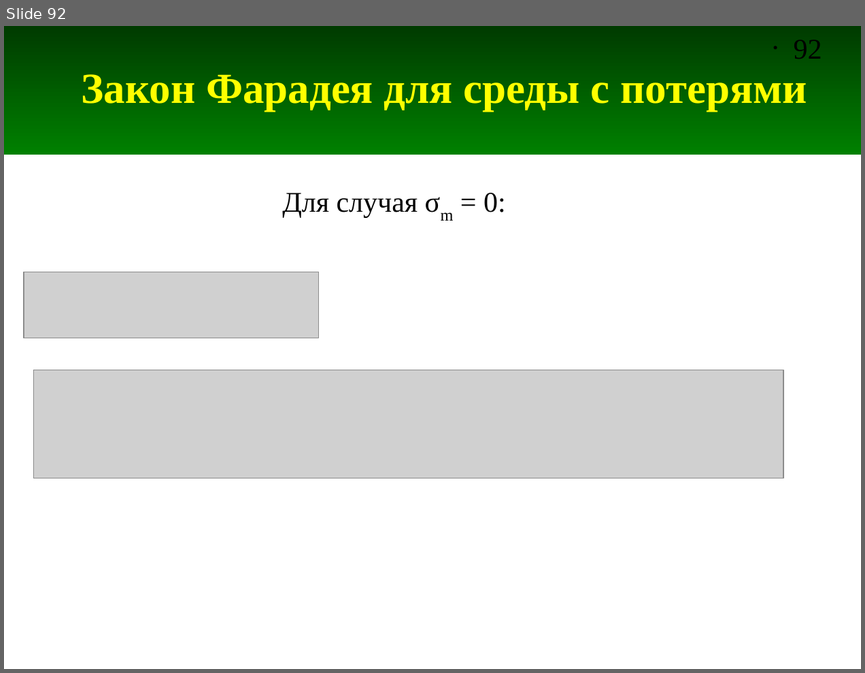
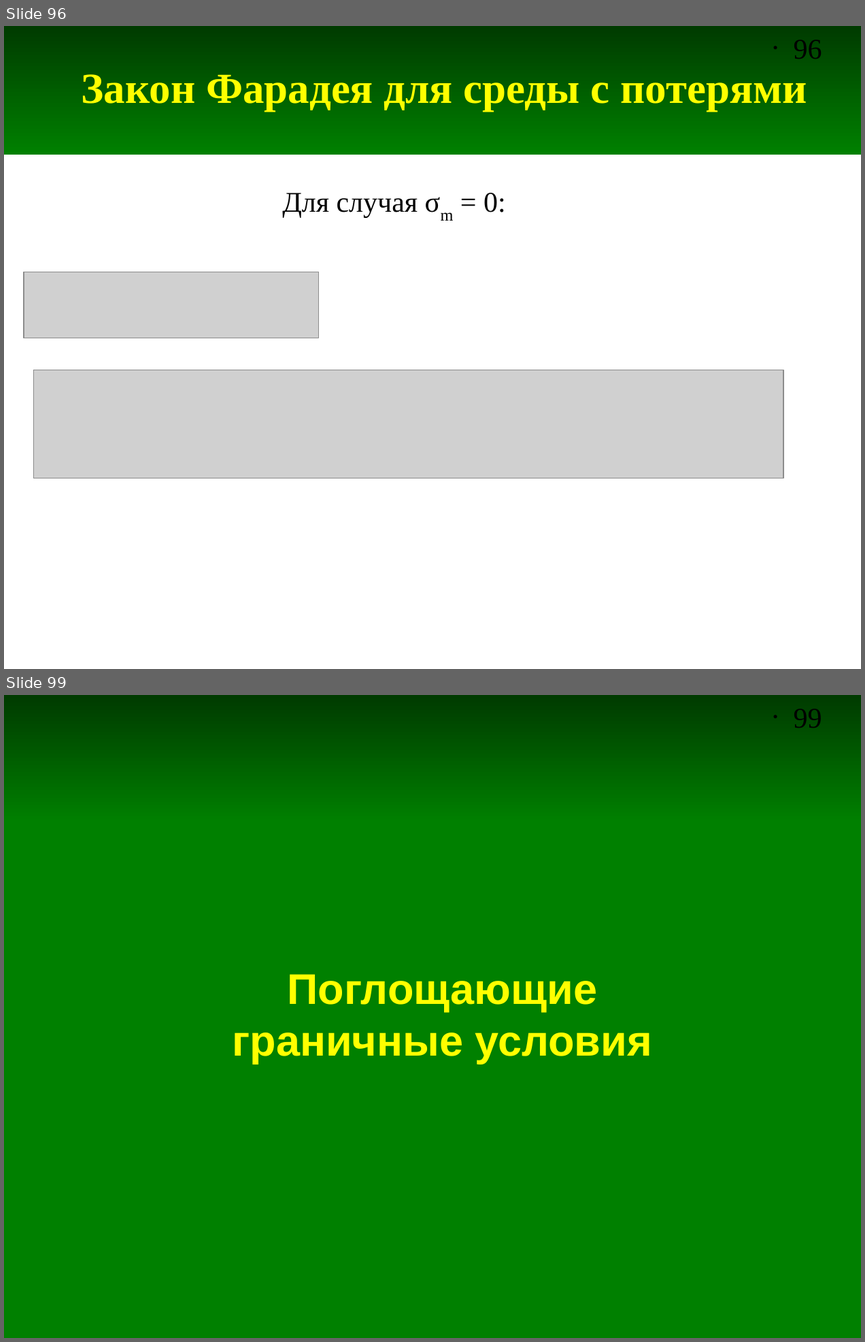
Before and after one commit to andris0147sv/modelling, a slide deck: presentations/2. FDTD.odp. Shown one above the other, each under a label of ours: slide 92 before the commit, slides 96 and 99 after it; the slides between them are not shown. The pictures are 865x673 and 865x1342 pixels, drawn with LibreOffice and Linux fonts; fonts in the diff are those of the drawing; grey boxes stand for pictures. Boxes give left, top, right and bottom in pixels: in the first picture for what was removed or moved away, otherwise in the second. Text is boxed around its words. In the diff, an @@ line names an element or a change of style, - is before the commit and + after.

```diff
--- a/presentations/2. FDTD.odp
+++ b/presentations/2. FDTD.odp
@@ slide 99 added at (4,695,861,1338), background #FFFFFF; not listed: 2 template elements that a slide beside it also shows @@
@@ rectangle added at (4,820,861,1338), fill #008000, outline #008000 0 pt @@
@@ title added at (232,974,652,1063), 36 pt, text #FFFF00, bold @@
+Поглощающие
+граничные условия
@@ what was slide 92 is now slide 96 @@
@@ page number at (793,40,822,59): text changed @@
-• 92
+• 96
```
Also in this commit, not shown: 11 other slides added.
